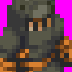
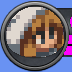
The second 72 × 72 image is a revision of the first. Changes to its layers:
showed "STYLE 3" over box(0, 1, 72, 72)
showed "Calque 3" over box(0, 0, 72, 72)
hid "persoo3" over box(0, 0, 72, 72)
hid "persoo2" over box(0, 0, 72, 72)
showed "persoo1", painted on it over box(0, 0, 72, 72)
